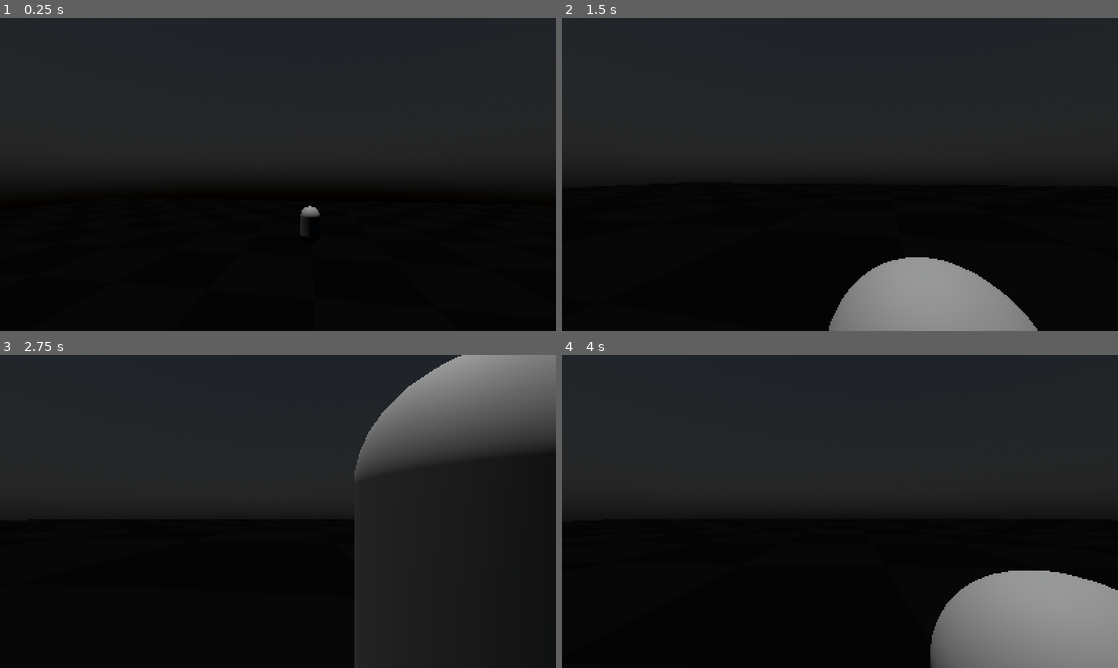
Above: before the commit, frames 1-4 (two rows, left to right).
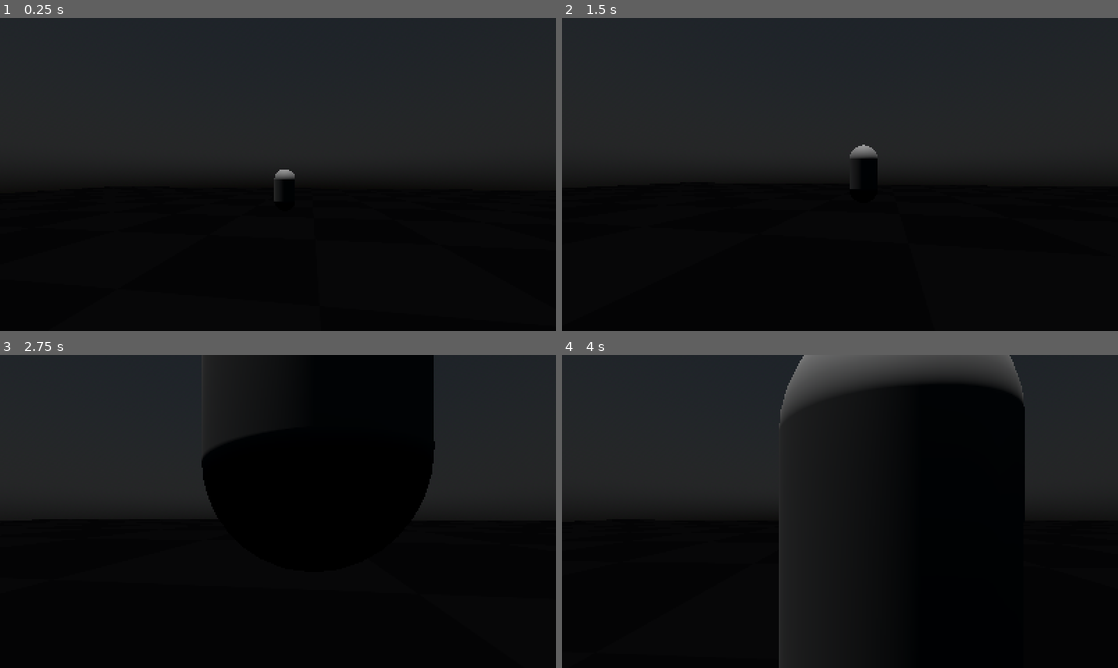
Above: after the commit, the same moments.

Repository: PineNanas/GodotWildJam70Project
Game: Godot game, scene res://Scenes/World/Test/TestWorldEnemy.tscn
Same seed, same stepped clock (60 frames per second), same inputs: the game is played once before the commit and once after it. This scene is started directly instead of the project's main scene.
Inputs (mouse positions are in pixels of both pictures, inside the frame that each line leads up to):
- Up to frame 1 (0.25 s): no input
- Up to frame 2 (1.5 s): move the mouse to (867, 174) at 0.52 s; hold Ctrl (control) 0.53-1.28 s; hold W (forward_m) from 0.53 s (still down); tap Space (jump) at 0.77 s; move the mouse to (812, 174) at 1.27 s; tap Shift (shift) at 1.35 s
- Up to frame 3 (2.75 s): keep holding W (forward_m); tap Space (jump) at 1.52 s; move the mouse to (289, 505) at 2.02 s; hold Ctrl (control) from 2.03 s (still down)
- Up to frame 4 (4 s): keep holding W (forward_m); move the mouse to (834, 517) at 2.77 s; release Ctrl (control) at 2.78 s; tap Shift (shift) at 2.85 s; tap Space (jump) at 3.02, 3.77 s; move the mouse to (878, 514) at 3.52 s; hold Ctrl (control) from 3.53 s (still down)

The runs differ from the first frame. In frame 1, 0.2% of the frame differs, in the area x 49-58%, y 48-70%; in frame 2, 6.6%; in frame 3, 29%, in the area x 36-100%, y 0-100%; in frame 4, 24%.

Commit message:
Chase build

Diff:
--- a/Scenes/Entities/Enemies/Enemy.gd
+++ b/Scenes/Entities/Enemies/Enemy.gd
@@ -17,17 +17,21 @@
 @export var is_death:bool = false
 @export var speed:float = 10.0
 @export var stop_distance:float = 2.0
-
+@export var chase_distance:float = 10.0
 
 @onready var player: MainPlayer
 
+@onready var is_chasing: bool = false
+
 @onready var navigation_agent_3d: NavigationAgent3D = $NavigationAgent3D
 @onready var character_rotation_root: Node3D = $CharacterRotationRoot
+@onready var chase_area_collision: CollisionShape3D = $ChaseArea/ChaseAreaCollision
+@onready var chase_timer: Timer = $ChaseTimer
 # @onready var enemy_skin: EnemySkin = $CharacterRotationRoot/EnemySkin
-
 
 func _ready() -> void:
 	player = get_tree().current_scene.get_node("MainPlayer")
+	chase_area_collision.shape.radius = chase_distance
 
 func _physics_process(delta: float) -> void:
 	if is_death:
@@ -36,8 +40,6 @@
 	velocity = direction_3d * speed
 	if navigation_agent_3d.distance_to_target() > stop_distance:
 		# enemy_skin.is_moving = true
-		if is_on_floor():
-			velocity.y = 0
 		move_and_slide()
 	else:
 		# enemy_skin.is_moving = false
@@ -45,12 +47,6 @@
 	var direction_2d := Vector2(direction_3d.z, direction_3d.x)
 	var target_quaternion:Quaternion = Quaternion.from_euler(Vector3(0, direction_2d.angle(),0))
 	character_rotation_root.quaternion = character_rotation_root.quaternion.slerp(target_quaternion, delta * 10)
-
-
-func _on_timer_timeout() -> void:
-	print("timer")
-	navigation_agent_3d.target_position = player.global_position
-	navigation_agent_3d.target_position = navigation_agent_3d.get_final_position()
 
 func take_damage(damage:int) -> void:
 	print("damaged",damage)
@@ -60,3 +56,19 @@
 	# enemy_skin.death()
 	await  get_tree().create_timer(3).timeout
 	queue_free()
+
+
+func _on_chase_area_body_entered(body: Node3D) -> void:
+	if body is MainPlayer:
+		is_chasing = true
+		chase_timer.start()
+
+func _on_timer_timeout() -> void:
+	if is_chasing:
+		navigation_agent_3d.target_position = player.global_position
+		navigation_agent_3d.target_position = navigation_agent_3d.get_final_position()
+	else:
+		pass
+
+func _on_chase_timer_timeout() -> void:
+	is_chasing = false
--- a/Scenes/Entities/Enemies/Enemy.tscn
+++ b/Scenes/Entities/Enemies/Enemy.tscn
@@ -6,15 +6,22 @@
 
 [sub_resource type="CapsuleMesh" id="CapsuleMesh_8bh4s"]
 
+[sub_resource type="CylinderShape3D" id="CylinderShape3D_s05yw"]
+height = 6.0
+radius = 10.0
+
 [node name="Enemy" type="CharacterBody3D"]
 collision_layer = 8
 script = ExtResource("1_g8vkj")
+speed = 6.0
+chase_distance = 6.0
 
 [node name="CollisionShape3D" type="CollisionShape3D" parent="."]
-transform = Transform3D(1, 0, 0, 0, 2.27415, 0, 0, 0, 1, 0, 0.0343226, 0)
+transform = Transform3D(1.08833, 0, 0, 0, 1.8, 0, 0, 0, 0.994925, -0.000880957, 1.10771, -0.000947952)
 shape = SubResource("BoxShape3D_8lvwi")
 
 [node name="MeshInstance3D" type="MeshInstance3D" parent="."]
+transform = Transform3D(1, 0, 0, 0, 1, 0, 0, 0, 1, 0, 1.03603, 0)
 mesh = SubResource("CapsuleMesh_8bh4s")
 skeleton = NodePath("../CollisionShape3D")
 
@@ -28,4 +35,17 @@
 wait_time = 0.1
 autostart = true
 
+[node name="ChaseTimer" type="Timer" parent="."]
+wait_time = 5.0
+one_shot = true
+
+[node name="ChaseArea" type="Area3D" parent="."]
+transform = Transform3D(1, 0, 0, 0, 1, 0, 0, 0, 1, 0.00307274, 0.00446892, -0.00280571)
+
+[node name="ChaseAreaCollision" type="CollisionShape3D" parent="ChaseArea"]
+transform = Transform3D(1, 0, 0, 0, 1, 0, 0, 0, 1, 0, 1, 0)
+shape = SubResource("CylinderShape3D_s05yw")
+
 [connection signal="timeout" from="Timer" to="." method="_on_timer_timeout"]
+[connection signal="timeout" from="ChaseTimer" to="." method="_on_chase_timer_timeout"]
+[connection signal="body_entered" from="ChaseArea" to="." method="_on_chase_area_body_entered"]
--- a/Scenes/World/Test/TestWorldEnemy.tscn
+++ b/Scenes/World/Test/TestWorldEnemy.tscn
@@ -16,7 +16,7 @@
 volumetric_fog_density = 0.0394
 
 [sub_resource type="NavigationMesh" id="NavigationMesh_027mb"]
-vertices = PackedVector3Array(-42.5359, 1.92276, -42.3934, -42.5359, 1.92276, 42.6066, 42.4641, 1.92276, 42.6066, 42.4641, 1.92276, -42.3934)
+vertices = PackedVector3Array(-42.4405, 74.6813, -42.298, -42.4405, 74.6813, 42.452, 42.3095, 74.6813, 42.452, 42.3095, 74.6813, -42.298)
 polygons = [PackedInt32Array(3, 2, 0), PackedInt32Array(0, 2, 1)]
 agent_height = 2.5
 
@@ -41,13 +41,14 @@
 transform = Transform3D(0.146584, 0, -0.989198, 0, 1, 0, 0.989198, 0, 0.146584, 0, 5.05244, 0)
 
 [node name="Enemy" parent="." instance=ExtResource("3_wodgw")]
-transform = Transform3D(1, 0, 0, 0, 1, 0, 0, 0, 1, 12.0112, 5.3047, -0.0335493)
+transform = Transform3D(1, 0, 0, 0, 1, 0, 0, 0, 1, 10.5851, 4.89719, -1.22154)
 
 [node name="NavigationRegion3D" type="NavigationRegion3D" parent="."]
+transform = Transform3D(1, 0, 0, 0, 1, 0, 0, 0, 1, -0.0120239, -70.3294, 0.044548)
 navigation_mesh = SubResource("NavigationMesh_027mb")
 
 [node name="CSGBox3D" type="CSGBox3D" parent="NavigationRegion3D"]
-transform = Transform3D(85.8587, 0, 0, 0, 25.229, 0, 0, 0, 85.8587, -0.0111465, -3.8147e-06, 0.13133)
+transform = Transform3D(85.8587, 0, 0, 0, 3.20194, 0, 0, 0, 85.8587, -0.0111465, 74.131, 0.13133)
 material_override = SubResource("StandardMaterial3D_scnwf")
 use_collision = true
 collision_layer = 8
Not shown: 1 places in Scenes/Entities/Enemies/Enemy.tscn that only renumber resources
